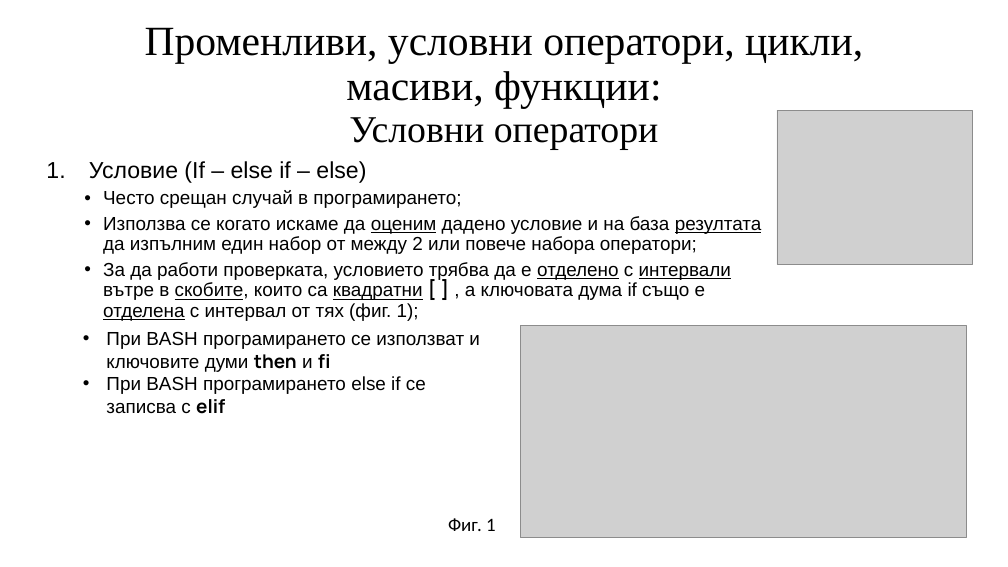
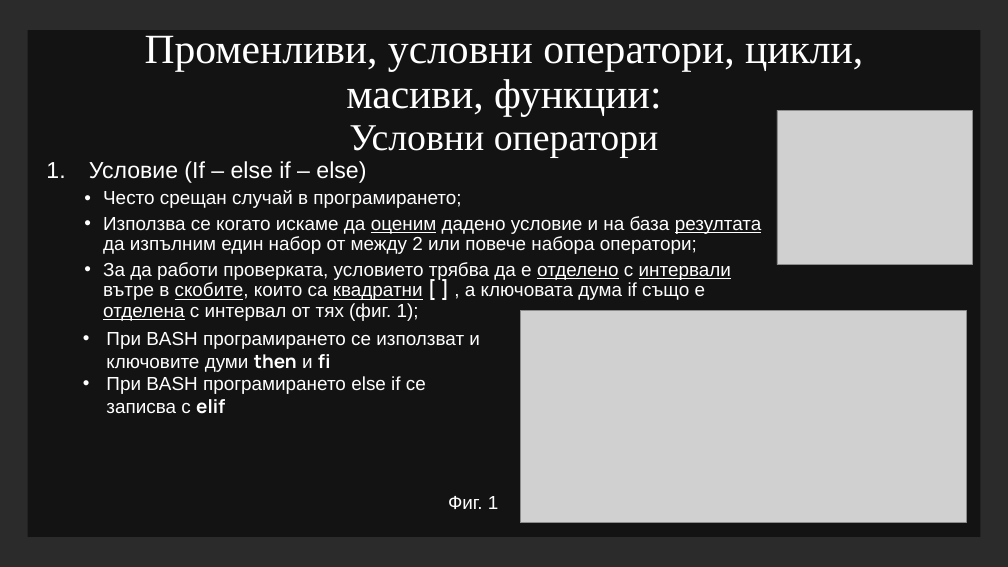
Before and after one commit to Rokyuto/School, a slide deck: slide 10 of Operating Systems/19205.pptx. Drawn at 1008x567 pixels with LibreOffice and Linux fonts; fonts in the diff are those of the drawing; grey boxes stand for pictures; background and template pictures are left out; a plain dark background stands for a picture behind light text. Boxes give left, top, right and bottom in pixels: in the first picture for what was removed or moved away, otherwise in the second. Text is boxed around its words. In the diff, an @@ line names an element or a change of style, - is before the commit and + after.

```diff
--- a/Operating Systems/19205.pptx
+++ b/Operating Systems/19205.pptx
@@ background #FFFFFF to picture (left out) @@
@@ rectangle added at (27, 30, 980, 537), fill #000000 at 55% opacity @@
@@ text colour #000000 to #FFFFFF in 3 elements at (89, 161, 762, 321), (106, 331, 480, 414), (145, 35, 863, 157) @@
@@ title "Променливи, условни оператори, цикли, масиви, ...": place and size @@
-title "Променливи, условни оператори, цикли, масиви, ..." at (145, 27, 863, 150)
+title "Променливи, условни оператори, цикли, масиви, ..." at (145, 35, 863, 157)
@@ picture: place and size @@
-picture at (520, 326, 966, 538)
+picture at (520, 311, 966, 523)
@@ text "Фиг. 1": place and size @@
-text "Фиг. 1" at (448, 518, 496, 531)
+text "Фиг. 1" at (448, 496, 499, 509)
@@ text "Фиг. 1" at (448, 496, 499, 509): font Calibri to Arial, text colour #000000 to #FFFFFF @@
```
Also in this commit, not shown: 15 other slides changed, 15 slides added, 2 slides removed, 13 other files.
